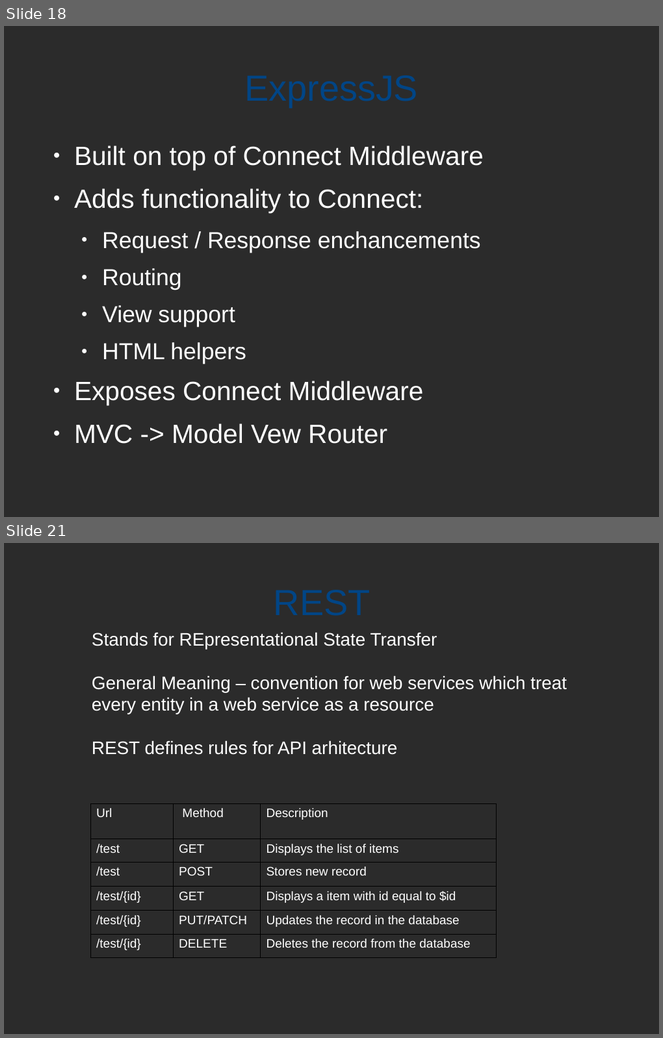
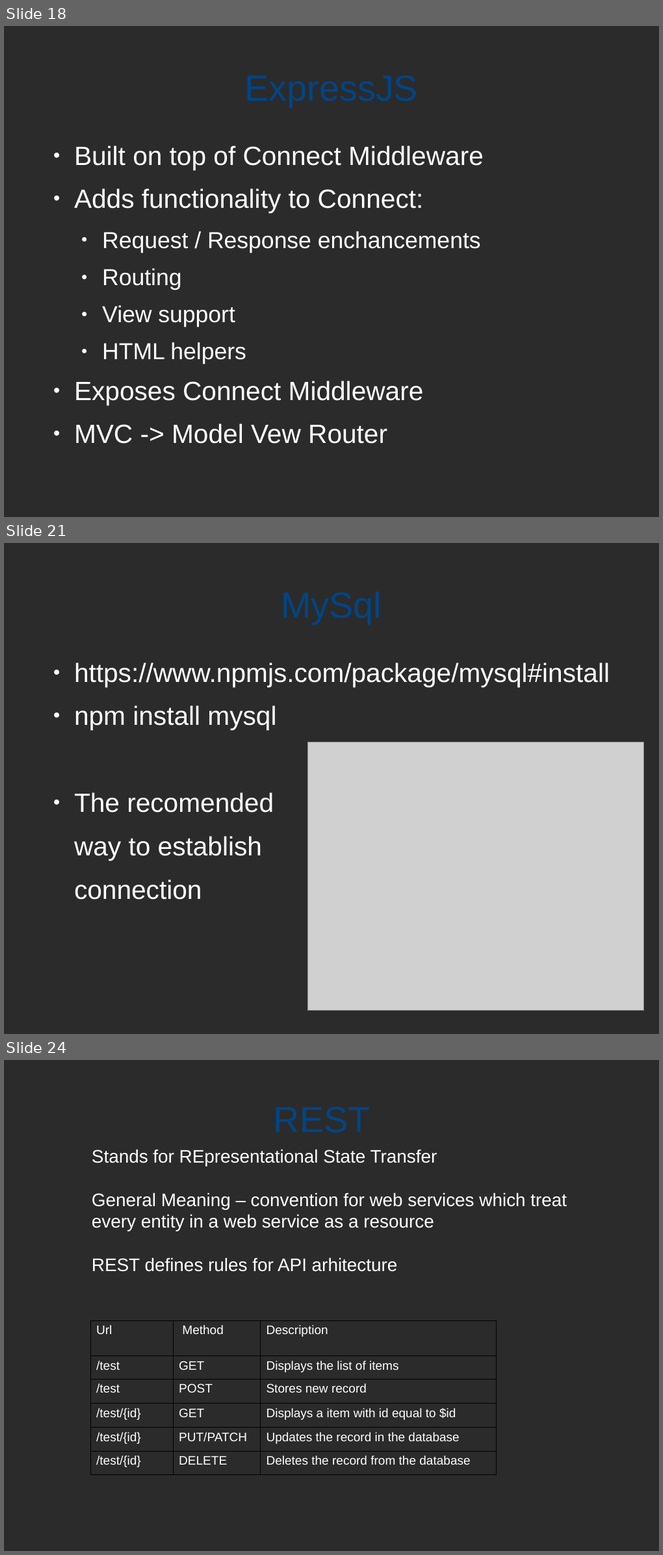
Before and after one commit to FatihHyusein/nodeDemo, a slide deck: Lecture-48-NodeJSNEW3.odp. Shown one above the other, each under a label of ours: slides 18 and 21 before the commit, slides 18, 21 and 24 after it; the slides between them are not shown. The pictures are 663x1038 and 663x1555 pixels, drawn with LibreOffice and Linux fonts; fonts in the diff are those of the drawing; grey boxes stand for pictures; background and template pictures are left out; a plain dark background stands for a picture behind light text. Boxes give left, top, right and bottom in pixels: in the first picture for what was removed or moved away, otherwise in the second. Text is boxed around its words. In the diff, an @@ line names an element or a change of style, - is before the commit and + after.

```diff
--- a/Lecture-48-NodeJSNEW3.odp
+++ b/Lecture-48-NodeJSNEW3.odp
@@ slide 21 added at (4,543,659,1034), background picture (left out) @@
@@ title added at (74,663,610,687), 44 pt, text #004586 @@
+MySql
@@ text added at (74,663,610,900), 32 pt, text #FFFFFF @@
+● https://www.npmjs.com/package/mysql#install
+● npm install mysql
+● The recomended
+way to establish
+connection
@@ picture added at (308,743,644,1012) @@
@@ what was slide 21 is now slide 24 @@
```
Also in this commit, not shown: 1 slide changed, 3 other slides added, 1 slide removed, 20 other files.
